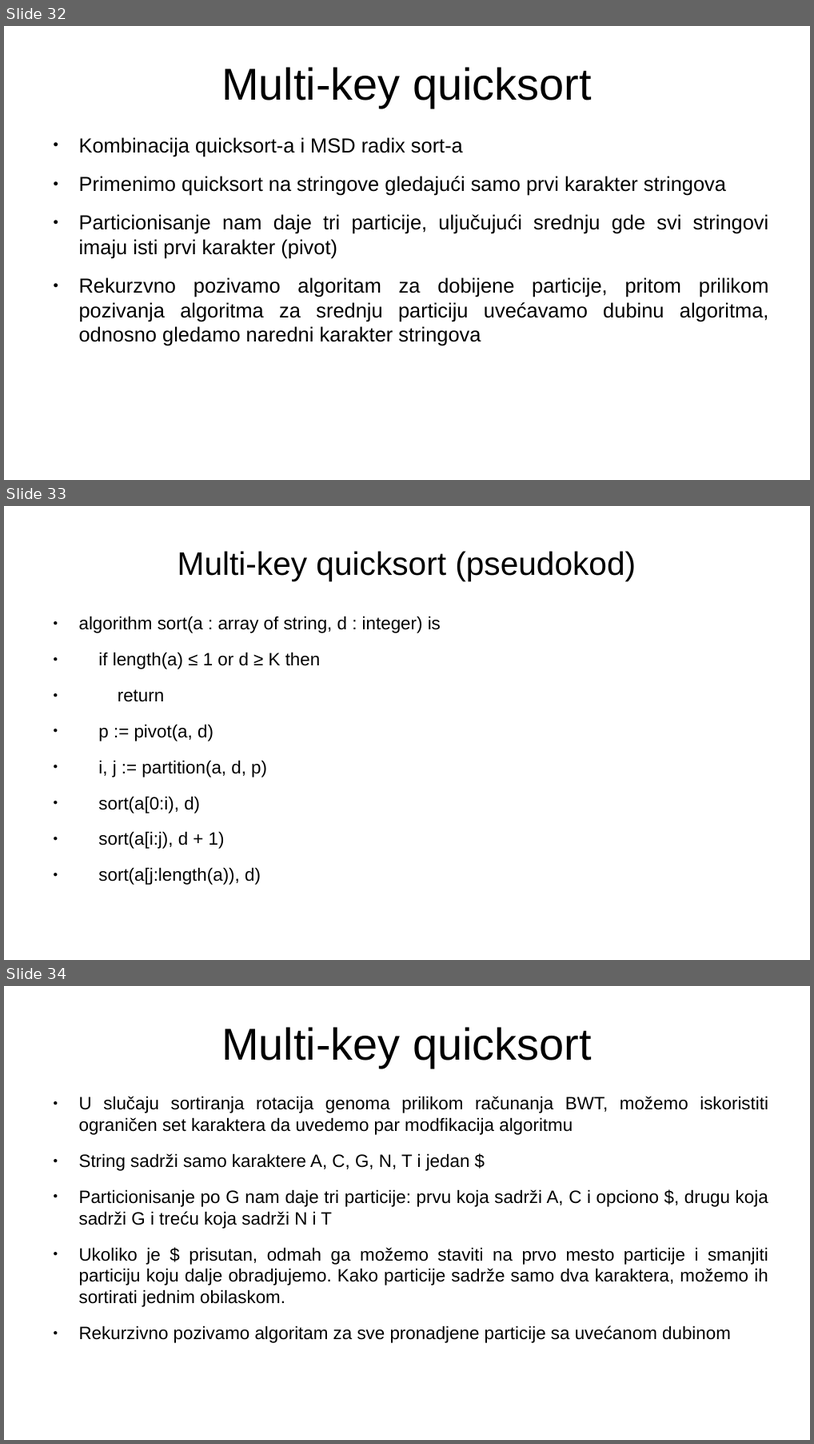
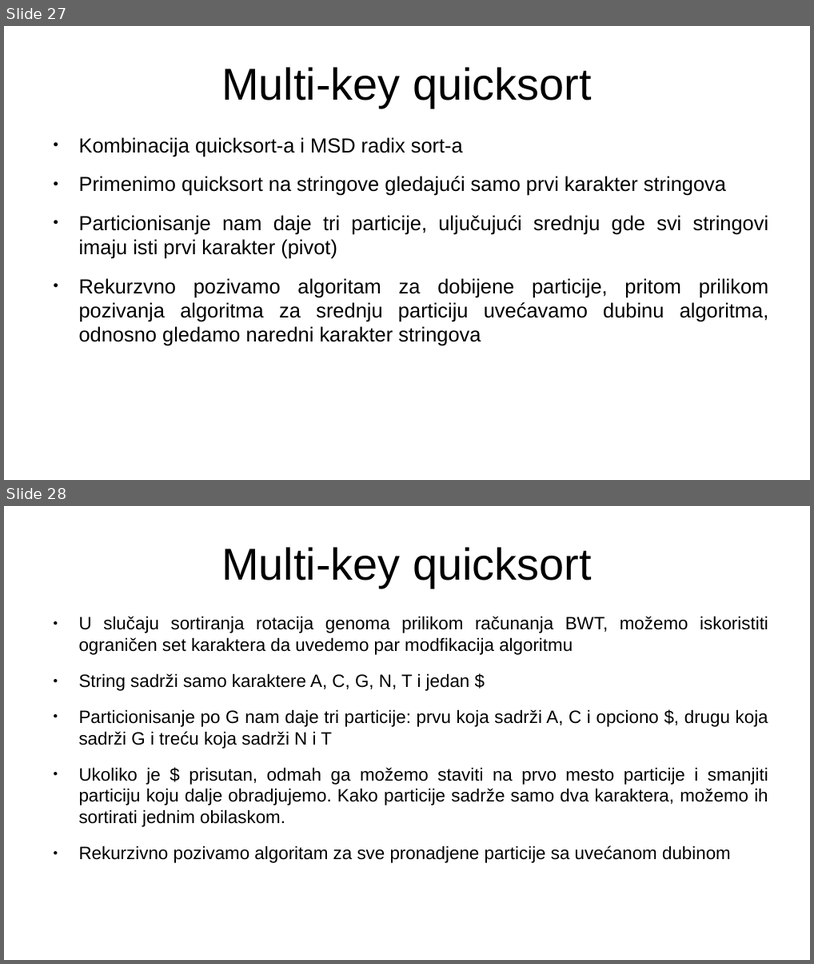
Before and after one commit to MalovicAleksandar/gi2022-ma213375m-projzad4, a slide deck: prezentacija.pptx. Shown one above the other, each under a label of ours: slides 32, 33 and 34 before the commit, slides 27 and 28 after it. The pictures are 814x1444 and 814x964 pixels, drawn with LibreOffice and Linux fonts; fonts in the diff are those of the drawing. Boxes give left, top, right and bottom in pixels: in the first picture for what was removed or moved away, otherwise in the second. Text is boxed around its words. In the diff, an @@ line names an element or a change of style, - is before the commit and + after.

```diff
--- a/prezentacija.pptx
+++ b/prezentacija.pptx
@@ slide 33 removed at <box>4,506,810,960</box>, background #FFFFFF @@
@@ text removed at <box>178,551,636,580</box> @@
-Multi-key quicksort (pseudokod)
@@ text removed at <box>79,616,441,884</box> @@
-● algorithm sort(a : array of string, d : integer) is
-● if length(a) ≤ 1 or d ≥ K then
-● return
-● p := pivot(a, d)
-● i, j := partition(a, d, p)
-● sort(a[0:i), d)
-● sort(a[i:j), d + 1)
-● sort(a[j:length(a)), d)
@@ what was slide 32 is now slide 27 @@
@@ what was slide 34 is now slide 28 @@
```
Also in this commit, not shown: 4 slides changed, 5 other slides removed, 1 other file.
